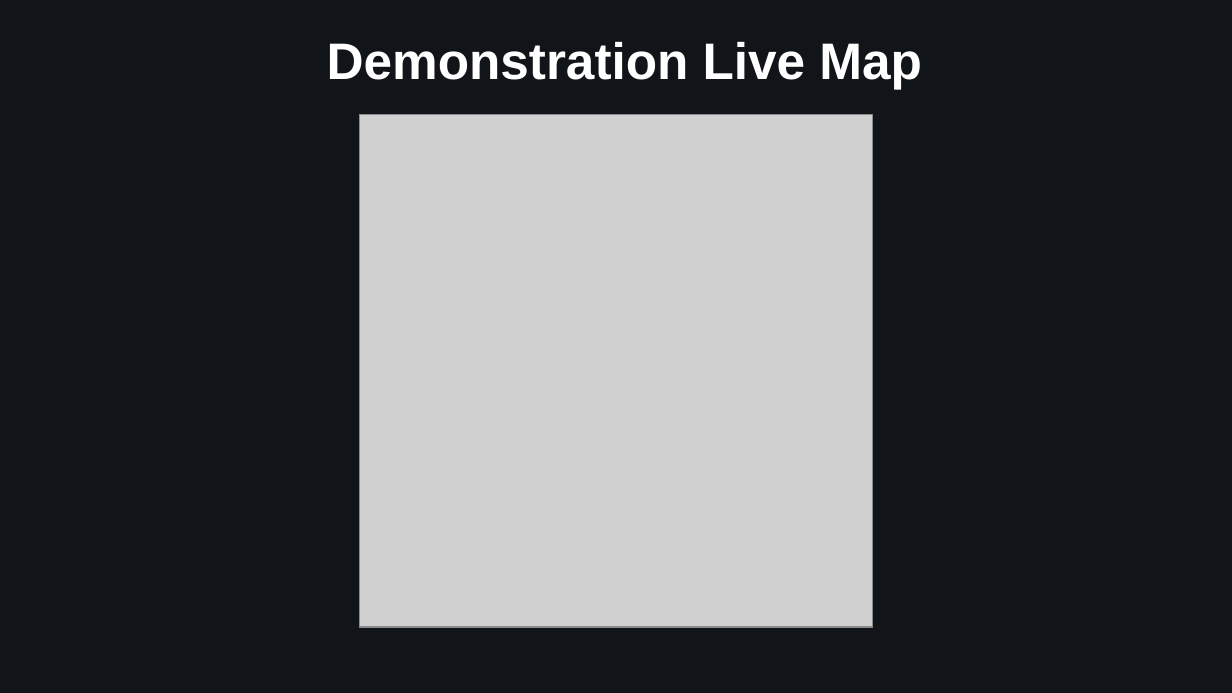
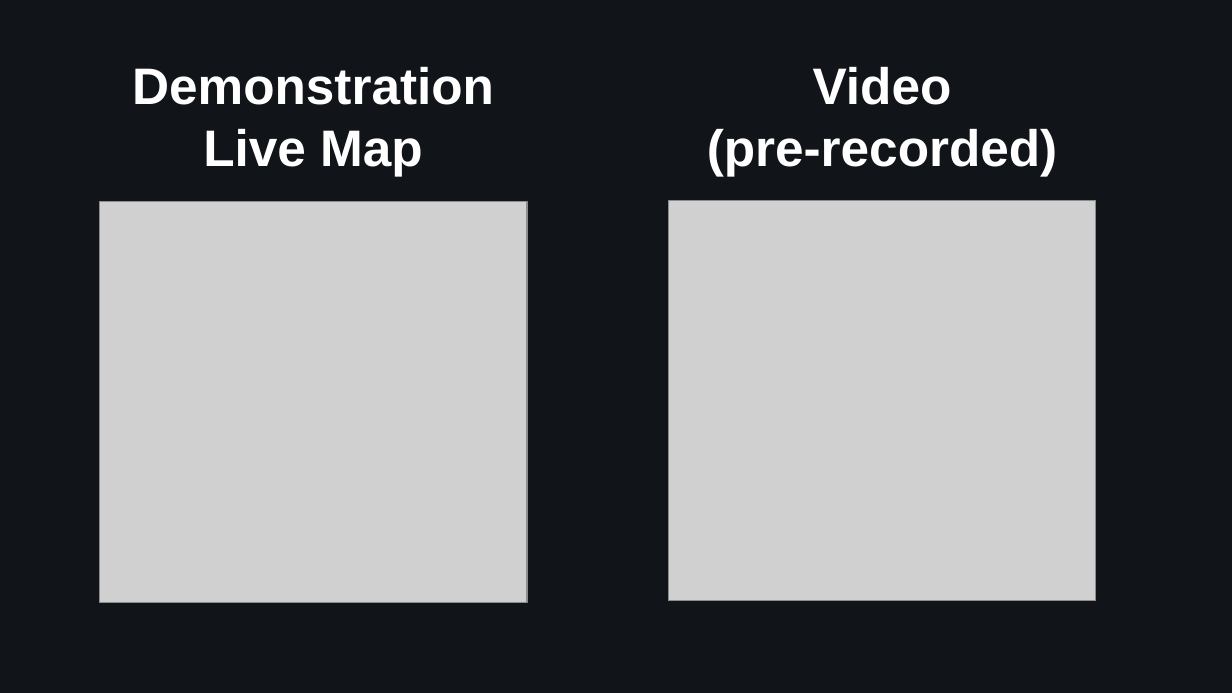
Before and after one commit to MainTechAI/Deep-Tech-Hackathon, a slide deck: slide 8 of CoolRover_presentation.pptx. Drawn at 1232x693 pixels with LibreOffice and Linux fonts; fonts in the diff are those of the drawing; grey boxes stand for pictures. Boxes give left, top, right and bottom in pixels: in the first picture for what was removed or moved away, otherwise in the second. Text is boxed around its words. In the diff, an @@ line names an element or a change of style, - is before the commit and + after.

Commit message:
Pres

```diff
--- a/CoolRover_presentation.pptx
+++ b/CoolRover_presentation.pptx
@@ text "Demonstration Live Map" rewrapped from <box>327,41,922,89</box> to <box>132,66,494,176</box> @@
@@ text added at <box>707,66,1058,176</box>, 30 pt, text #FFFFFF, bold @@
+Video
+(pre-recorded)
@@ picture: place and size @@
-picture at <box>360,115,872,627</box>
+picture at <box>100,201,527,602</box>
@@ picture added at <box>669,201,1096,601</box> @@
```
